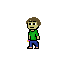
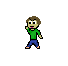
Layer changes from the first 68 x 66 image to the second:
added group "Juice Moving" (1st of 2) with 12 layers above "Die" over bbox(25, 16, 43, 49)
added group "Juice Moving" (2nd of 2) with 12 layers above "Juice Idle" over bbox(25, 16, 43, 49)
added layer "JuiceThrow Left 2 copy 3" (2nd of 2, in "Juice Moving") in group "Juice Moving" over bbox(25, 16, 43, 49)
hid "Facing Left copy" (1st of 2, in "Juice Idle") over bbox(26, 17, 41, 49)
